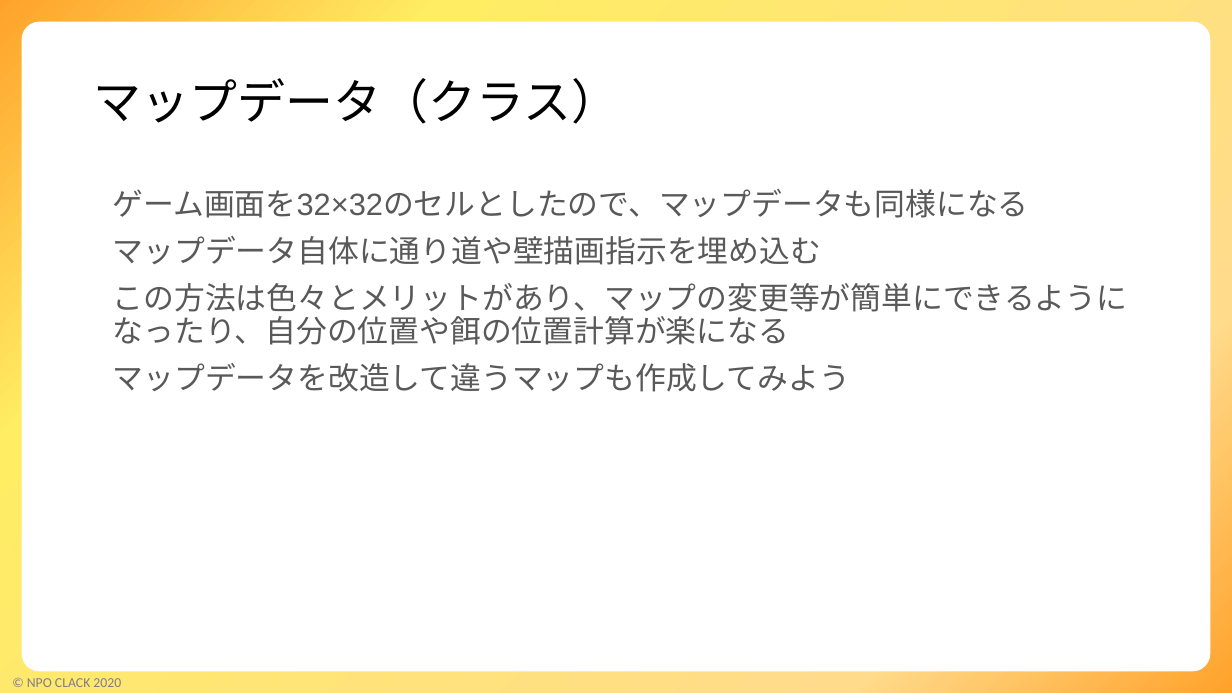
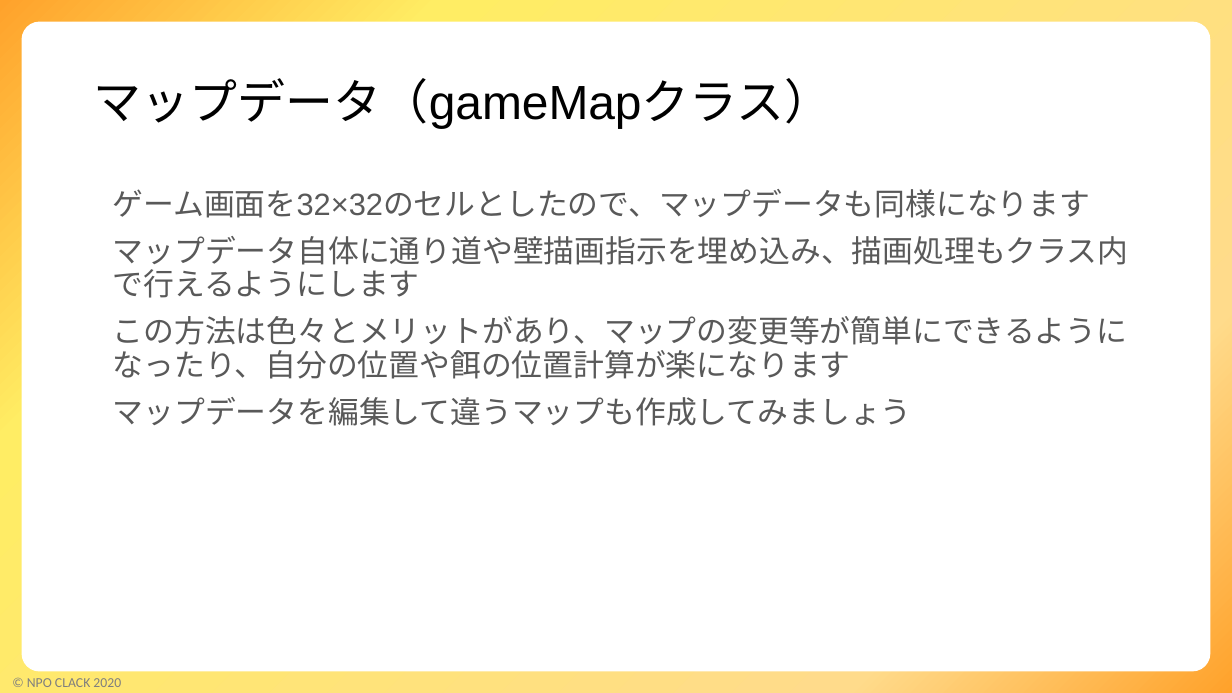
Before and after one commit to kinta2kunte/SnameGame, a slide deck: slide 6 of SnakeGame解説.pptx. Drawn at 1232x693 pixels with LibreOffice and Linux fonts; fonts in the diff are those of the drawing; background and template pictures are left out. Boxes give left, top, right and bottom in pixels: in the first picture for what was removed or moved away, otherwise in the second. Text is boxed around its words. In the diff, an @@ line names an element or a change of style, - is before the commit and + after.

Commit message:
作成中2

```diff
--- a/SnakeGame解説.pptx
+++ b/SnakeGame解説.pptx
@@ title at [94, 78, 832, 129]: text changed @@
-マップデータ（クラス）
+マップデータ（gameMapクラス）
@@ text at [113, 189, 1129, 426]: text changed @@
-ゲーム画面を32×32のセルとしたので、マップデータも同様になる
-マップデータ自体に通り道や壁描画指示を埋め込む
-この方法は色々とメリットがあり、マップの変更等が簡単にできるようになったり、自分の位置や餌の位置計算が楽になる
-マップデータを改造して違うマップも作成してみよう
+ゲーム画面を32×32のセルとしたので、マップデータも同様になります
+マップデータ自体に通り道や壁描画指示を埋め込み、描画処理もクラス内で行えるようにします
+この方法は色々とメリットがあり、マップの変更等が簡単にできるようになったり、自分の位置や餌の位置計算が楽になります
+マップデータを編集して違うマップも作成してみましょう
```
Also in this commit, not shown: 4 other slides changed, 1 slide added, 1 slide removed.
